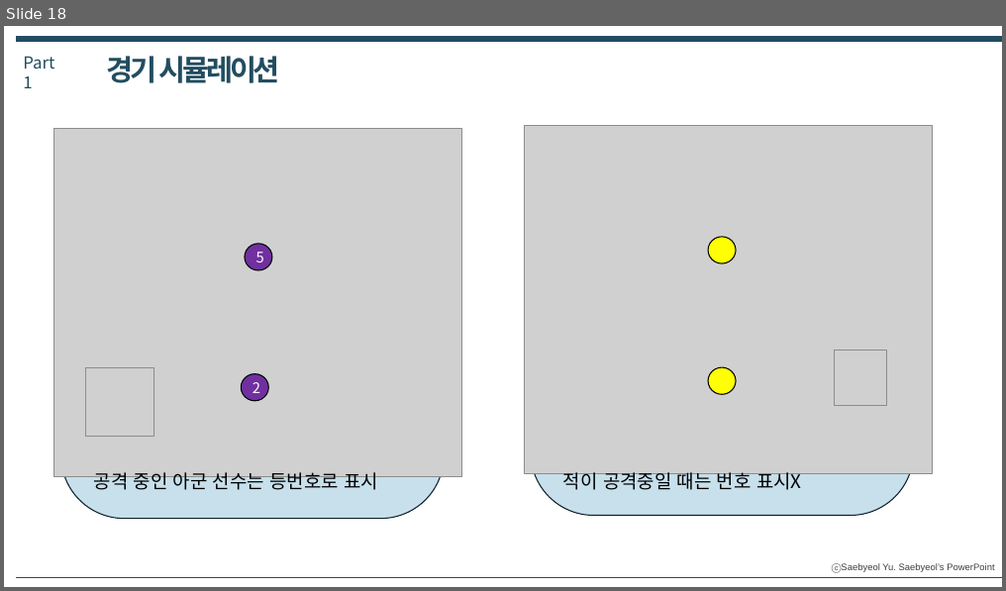
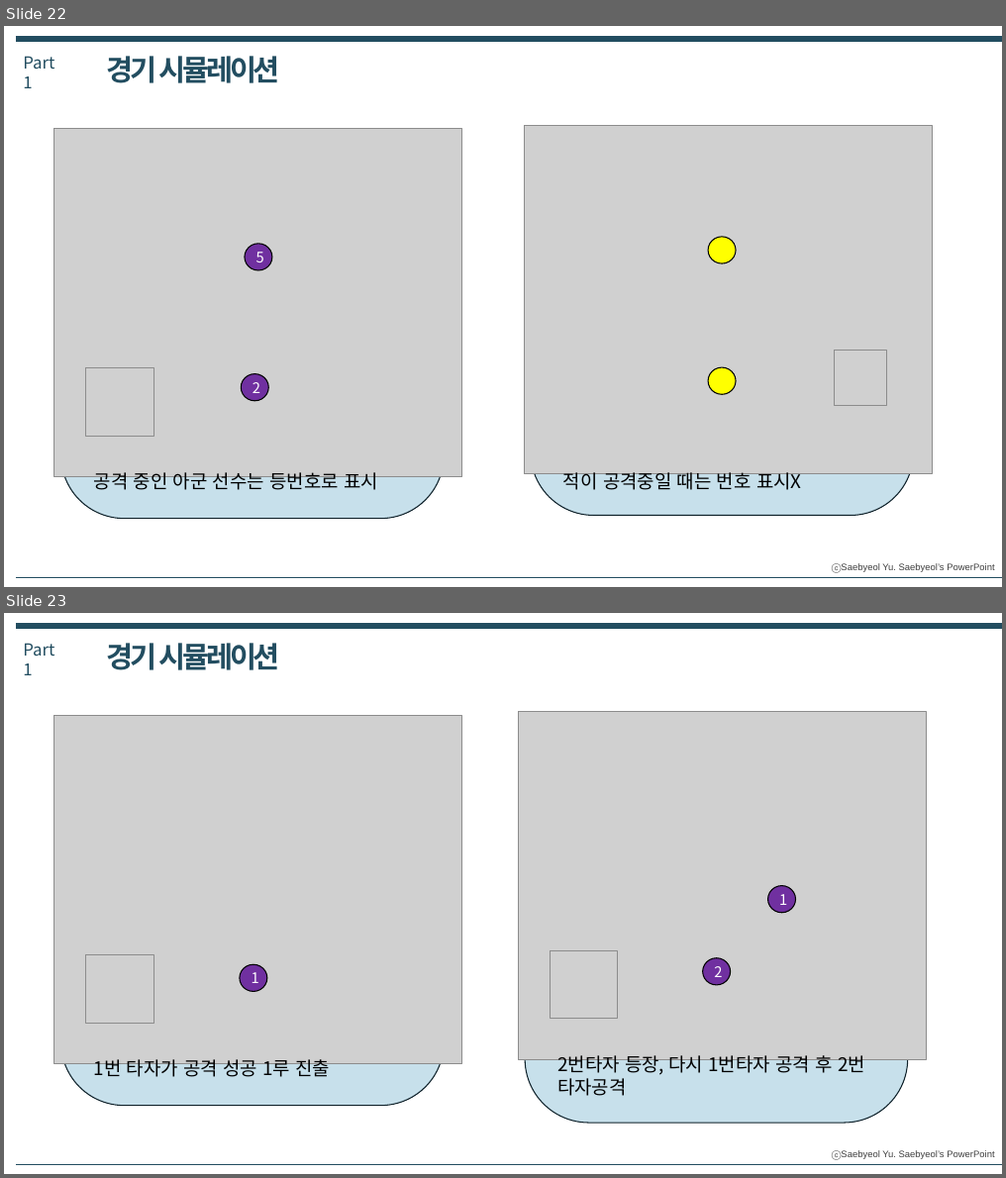
Before and after one commit to Yuhan2024GameDev2-2/GameEngine, a slide deck: YB기획서/프로젝트YB프로토타입_개발기획서.pptx. Shown one above the other, each under a label of ours: slide 18 before the commit, slides 22 and 23 after it. The pictures are 1006x591 and 1006x1178 pixels, drawn with LibreOffice and Linux fonts; fonts in the diff are those of the drawing; grey boxes stand for pictures. Boxes give left, top, right and bottom in pixels: in the first picture for what was removed or moved away, otherwise in the second. Text is boxed around its words. In the diff, an @@ line names an element or a change of style, - is before the commit and + after.

```diff
--- a/YB기획서/프로젝트YB프로토타입_개발기획서.pptx
+++ b/YB기획서/프로젝트YB프로토타입_개발기획서.pptx
@@ slide 23 added at (x1=4, y1=613, x2=1002, y2=1174), background #FFFFFF; not listed: 1 template element that a slide beside it also shows @@
@@ line added from (16, 627) to (1002, 627), #224D60 6 pt @@
@@ text added at (x1=23, y1=643, x2=54, y2=675), 16 pt, text #224D60 @@
+Part 1
@@ text added at (x1=107, y1=643, x2=280, y2=670), 28 pt, text #224D60, bold @@
+경기 시뮬레이션
@@ picture added at (x1=54, y1=716, x2=462, y2=1064) @@
@@ rounded rectangle added at (x1=60, y1=728, x2=444, y2=1106), fill #C7E0EB, outline #0F222A 1 pt @@
@@ picture added at (x1=519, y1=712, x2=927, y2=1060) @@
@@ rounded rectangle added at (x1=525, y1=728, x2=908, y2=1123), fill #C7E0EB, outline #0F222A 1 pt @@
@@ ellipse added at (x1=768, y1=886, x2=796, y2=913), fill #7030A0, outline #000000 1 pt, 14 pt, text #FFFFFF @@
+1
@@ picture added at (x1=86, y1=956, x2=153, y2=1023) @@
@@ ellipse added at (x1=240, y1=964, x2=267, y2=992), fill #7030A0, outline #000000 1 pt, 14 pt, text #FFFFFF @@
+1
@@ picture added at (x1=549, y1=951, x2=617, y2=1019) @@
@@ ellipse added at (x1=703, y1=959, x2=731, y2=985), fill #7030A0, outline #000000 1 pt, 14 pt, text #FFFFFF @@
+2
@@ text added at (x1=557, y1=1056, x2=865, y2=1096), 18 pt, text #000000 @@
+2번타자 등장, 다시 1번타자 공격 후 2번 타자공격
@@ text added at (x1=94, y1=1059, x2=331, y2=1077), 18 pt, text #000000 @@
+1번 타자가 공격 성공 1루 진출
@@ line added from (16, 1164) to (1002, 1164), #224D60 0.25 pt @@
@@ what was slide 18 is now slide 22 @@
```
Also in this commit, not shown: 11 slides changed, 8 other slides added.
